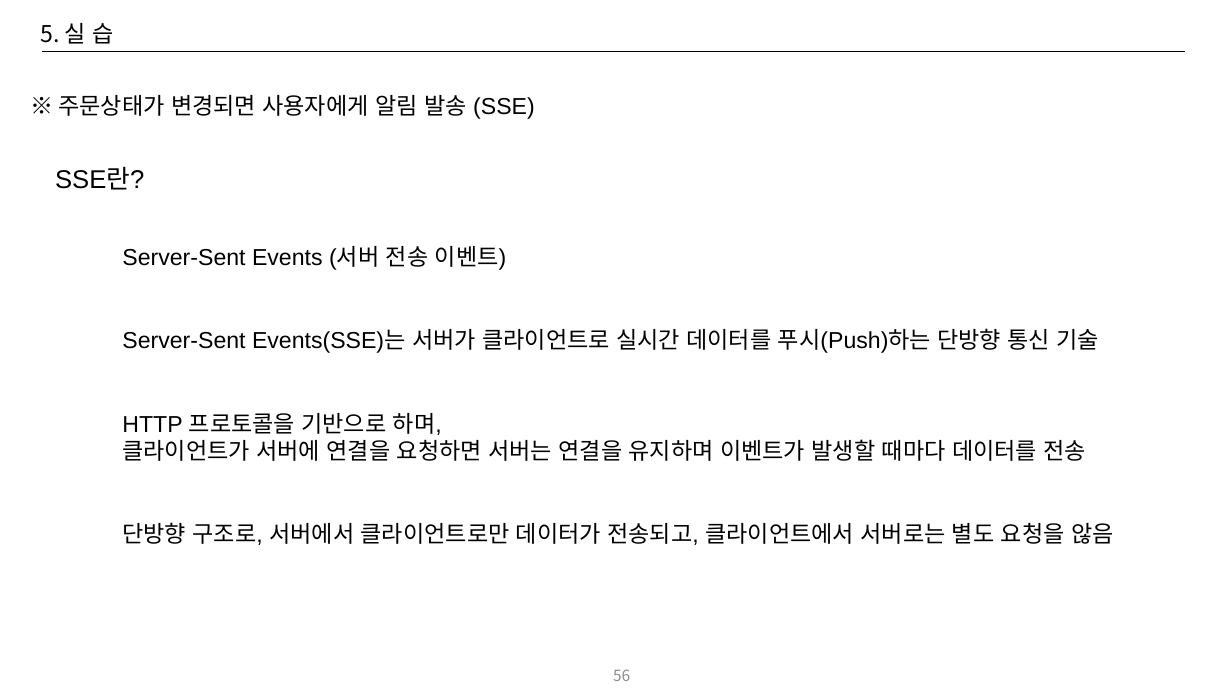
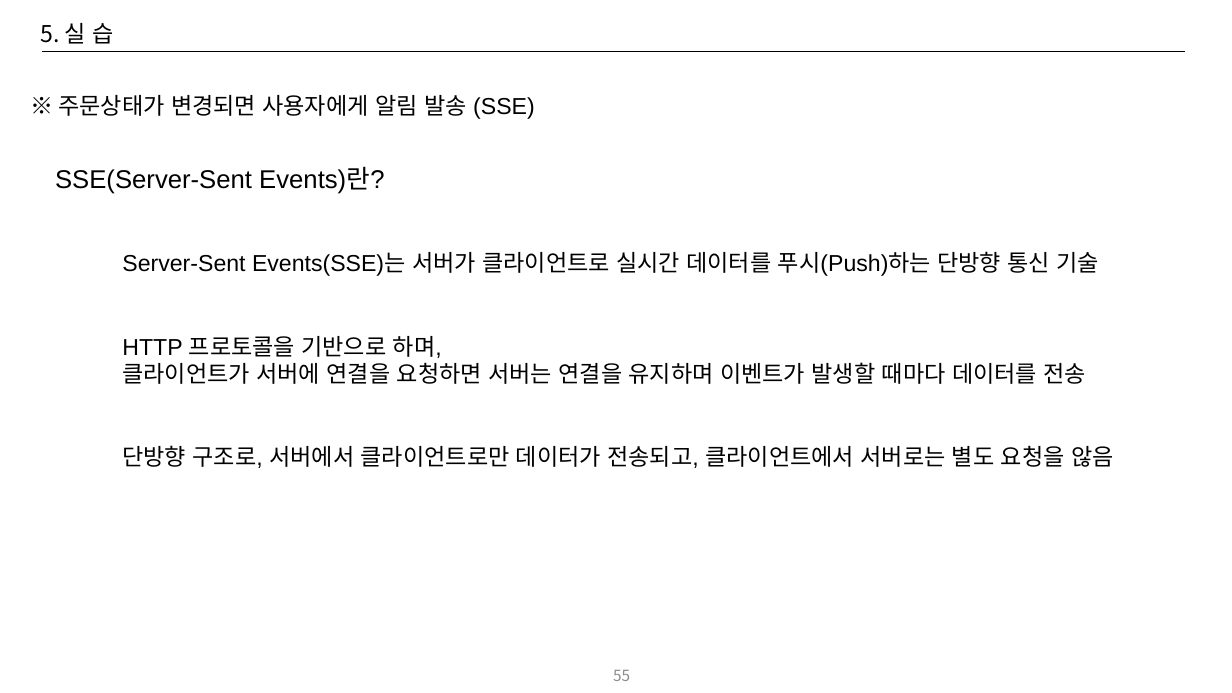
Before and after one commit to CYEOL2/webflux_example, a slide deck: slide 55 of doc/Reactive Programing 교육자료_20250714_v02.pptx (slide 56 before the commit). Drawn at 1232x693 pixels with LibreOffice and Linux fonts; fonts in the diff are those of the drawing. Boxes give left, top, right and bottom in pixels: in the first picture for what was removed or moved away, otherwise in the second. Text is boxed around its words. In the diff, an @@ line names an element or a change of style, - is before the commit and + after.

```diff
--- a/doc/Reactive Programing 교육자료_20250714_v02.pptx
+++ b/doc/Reactive Programing 교육자료_20250714_v02.pptx
@@ text at (x1=55, y1=167, x2=384, y2=194): text changed; size 18 to 20 pt @@
-SSE란?
-Server-Sent Events (서버 전송 이벤트)
+SSE(Server-Sent Events)란?
@@ page number at (x1=613, y1=670, x2=630, y2=681): text changed @@
-56
+55
```
Also in this commit, not shown: 16 other slides changed, 3 slides added, 2 slides removed, 4 other files.
